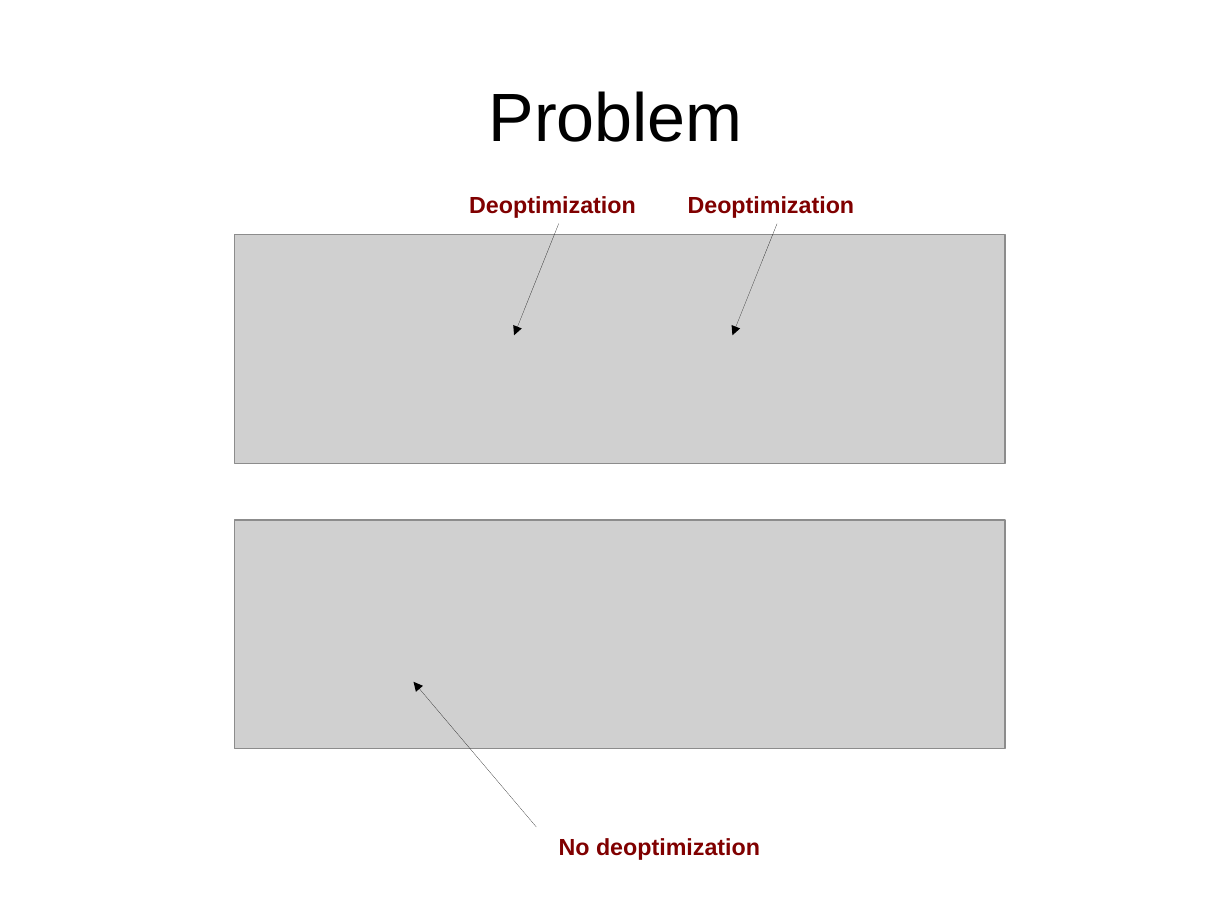
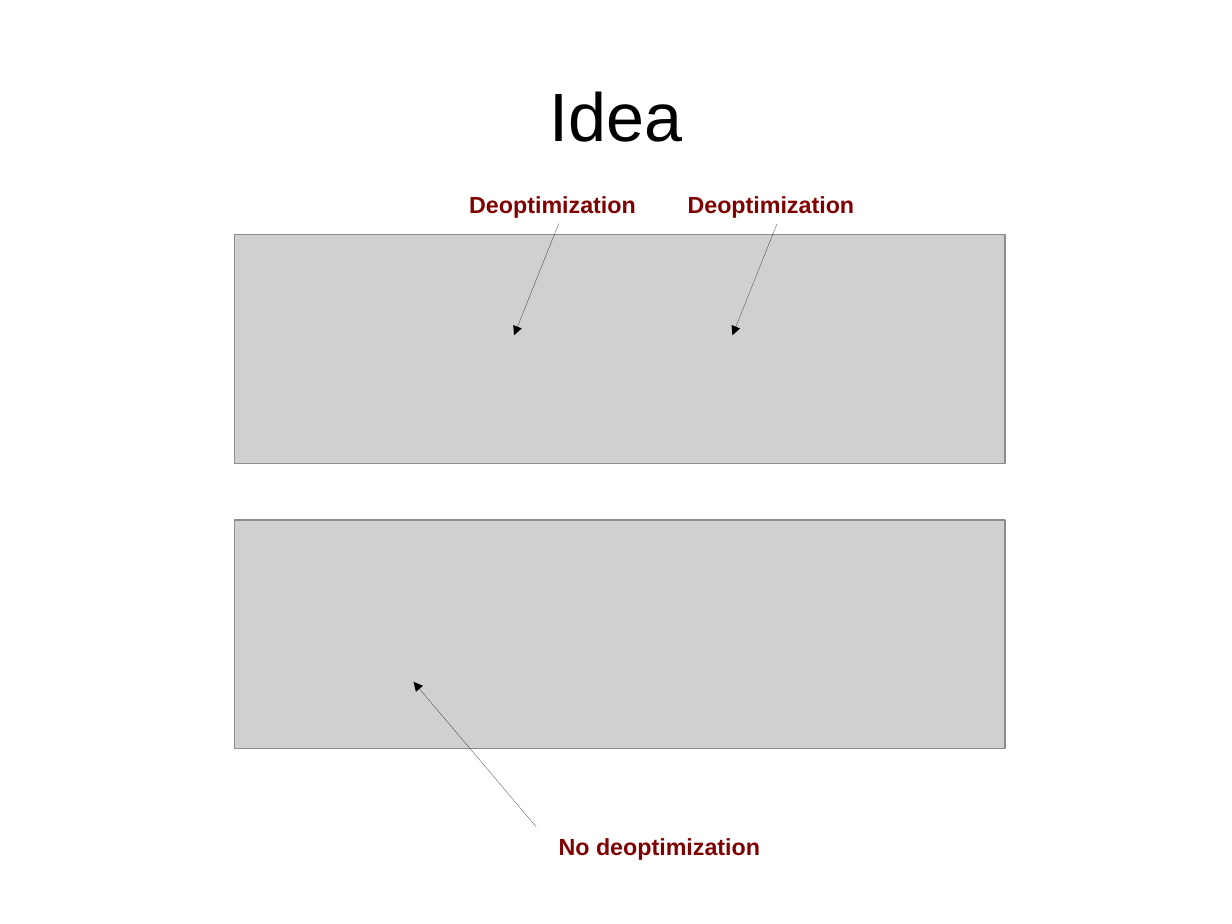
Before and after one commit to mohlerm/hotspot, a slide deck: slide 4 of presentation/profile_caching_mohlerm_presentation.odp (slide 3 before the commit). Drawn at 1232x924 pixels with LibreOffice and Linux fonts; fonts in the diff are those of the drawing; grey boxes stand for pictures. Boxes give left, top, right and bottom in pixels: in the first picture for what was removed or moved away, otherwise in the second. Text is boxed around its words. In the diff, an @@ line names an element or a change of style, - is before the commit and + after.

```diff
--- a/presentation/profile_caching_mohlerm_presentation.odp
+++ b/presentation/profile_caching_mohlerm_presentation.odp
@@ title at box(549, 91, 682, 142): text changed @@
-Problem
+Idea
```
Also in this commit, not shown: 4 other slides changed, 3 slides added, 1 slide removed.
